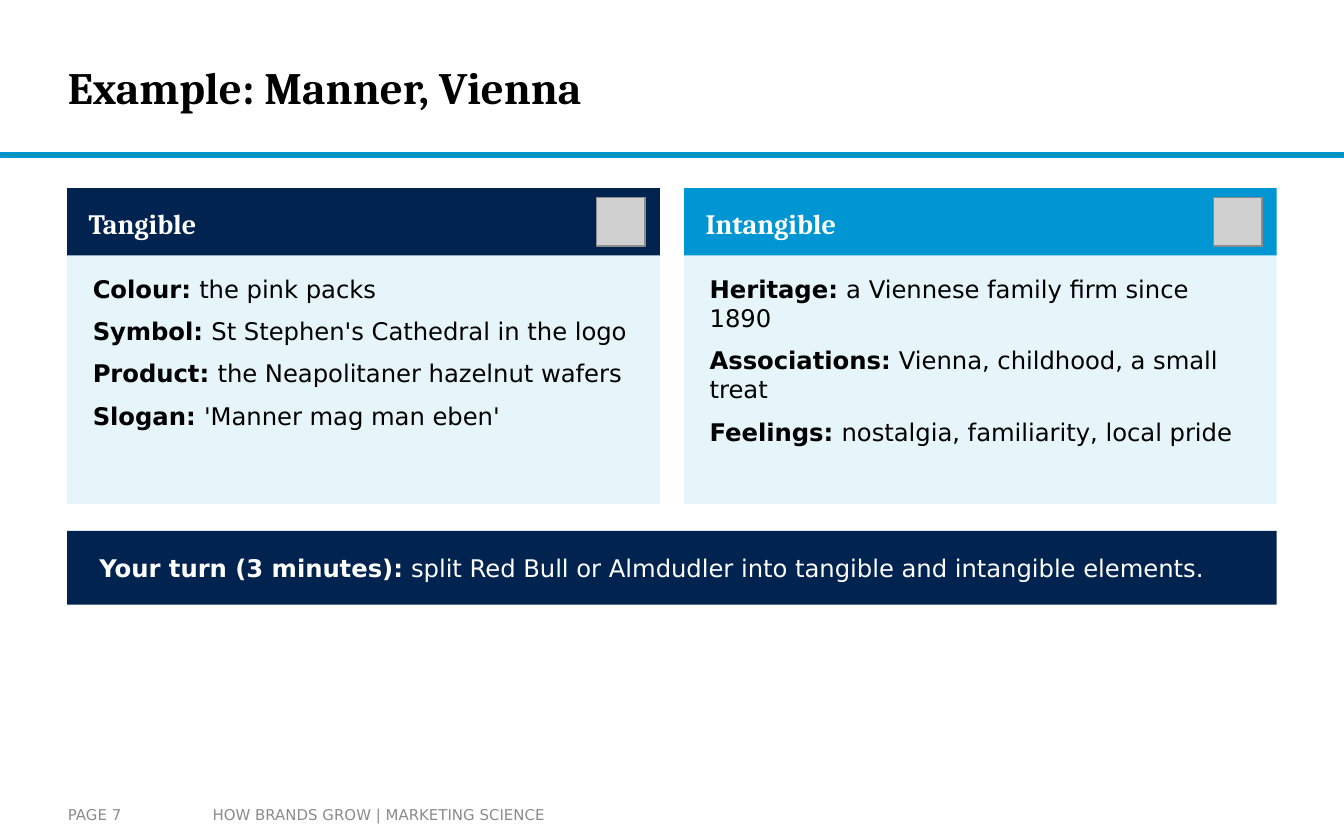
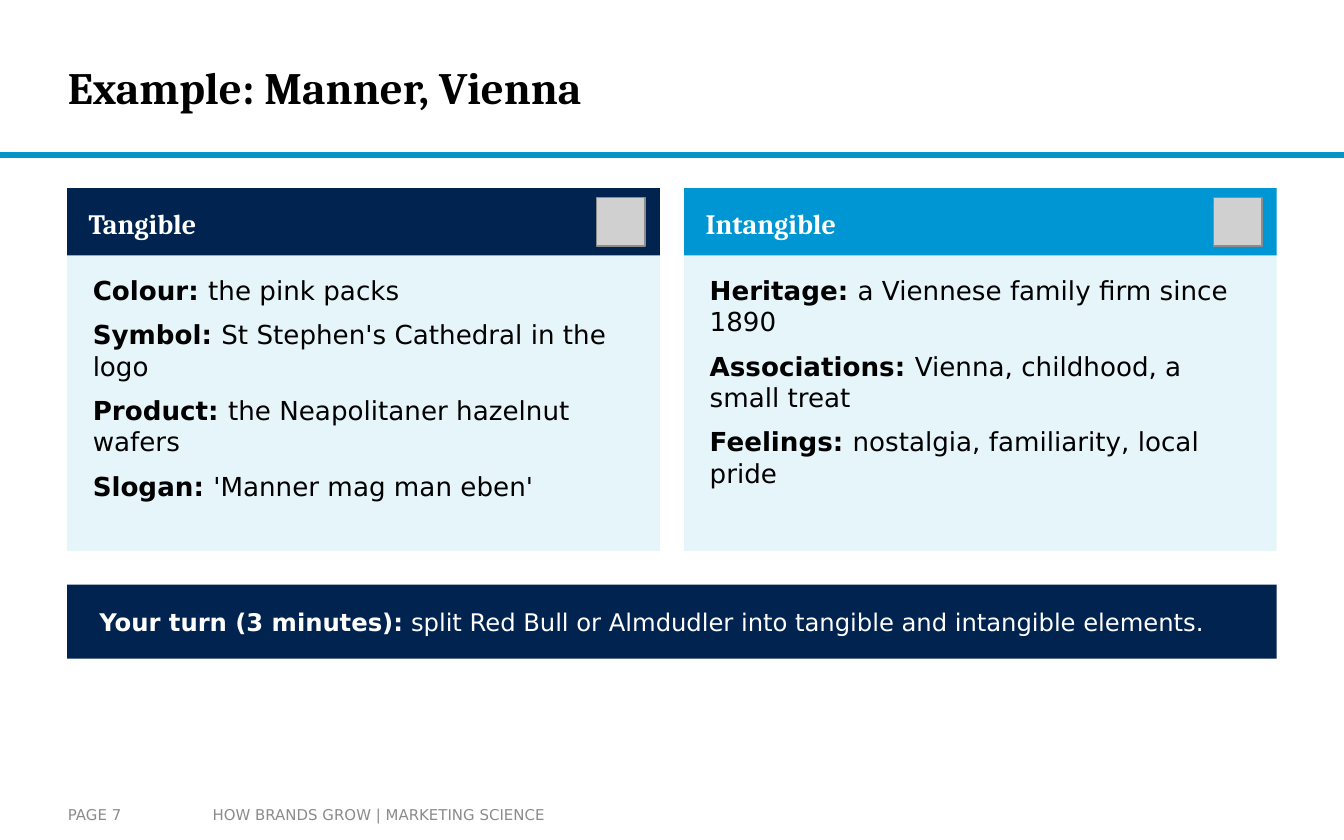
Before and after one commit to arnefloh-wu/international-marketing-analytics-teaching, a slide deck: slide 7 of slides/how-brands-grow_double-jeopardy-and-distinctiveness_WT26-27.pptx. Drawn at 1344x840 pixels with LibreOffice and Linux fonts; fonts in the diff are those of the drawing; grey boxes stand for pictures; background and template pictures are left out. Boxes give left, top, right and bottom in pixels: in the first picture for what was removed or moved away, otherwise in the second. Text is boxed around its words. In the diff, an @@ line names an element or a change of style, - is before the commit and + after.

```diff
--- a/slides/how-brands-grow_double-jeopardy-and-distinctiveness_WT26-27.pptx
+++ b/slides/how-brands-grow_double-jeopardy-and-distinctiveness_WT26-27.pptx
@@ rectangle: place and size @@
-rectangle at [67,188,660,504]
+rectangle at [67,188,660,551]
@@ rectangle: place and size @@
-rectangle at [684,188,1277,504]
+rectangle at [684,188,1277,551]
@@ text "Colour: the pink packs" at [93,280,606,501]: size 13 to 14 pt @@
@@ text "Heritage: a Viennese family firm ..." at [710,280,1228,488]: size 13 to 14 pt @@
@@ rectangle: place and size @@
-rectangle at [67,531,1277,605]
+rectangle at [67,585,1277,659]
@@ text "Your turn (3 minutes): split ...": place and size @@
-text "Your turn (3 minutes): split ..." at [99,558,1203,582]
+text "Your turn (3 minutes): split ..." at [99,612,1203,636]
```
Also in this commit, not shown: 2 other slides changed, 1 other file.
